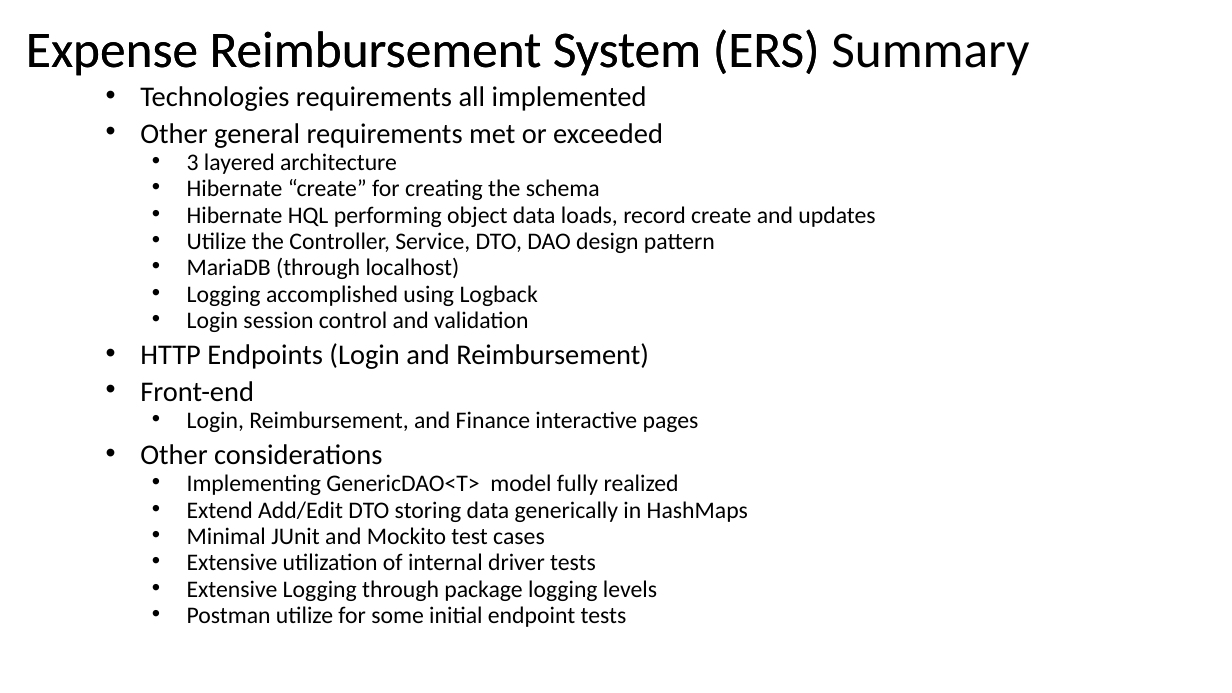
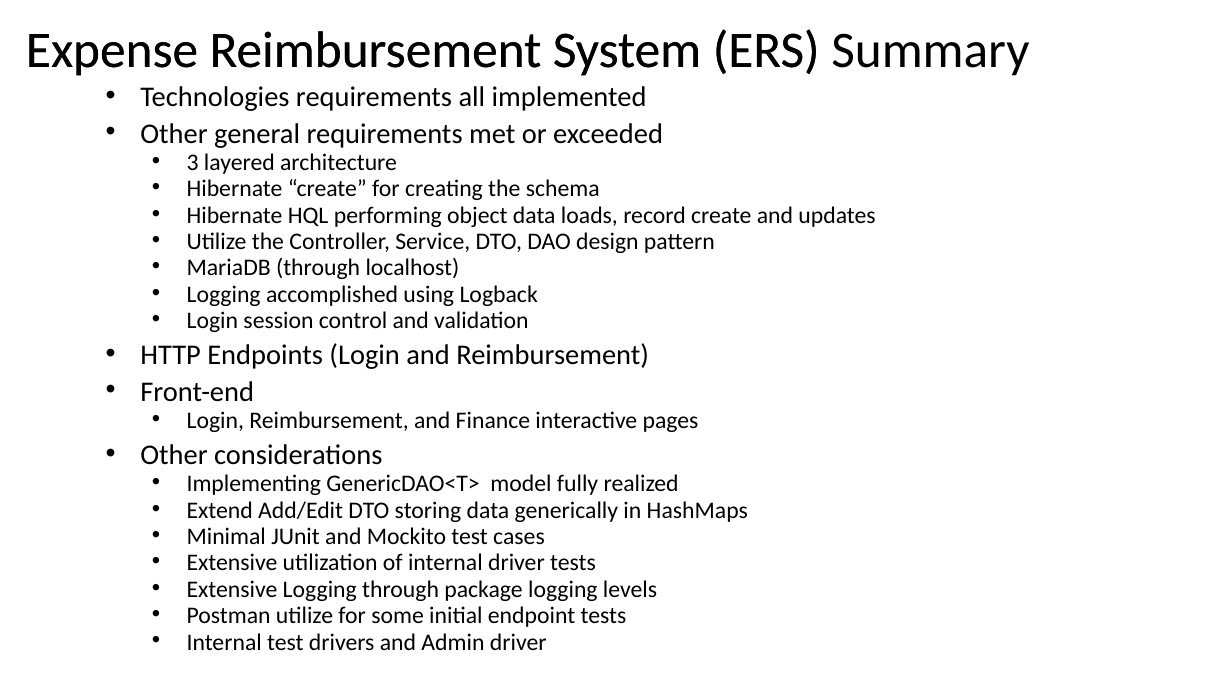
Before and after one commit to tlw8253/Expense-Reimbursement-System, a slide deck: slide 5 of docs/ERS.pptx. Drawn at 1232x693 pixels with LibreOffice and Linux fonts; fonts in the diff are those of the drawing. Boxes give left, top, right and bottom in pixels: in the first picture for what was removed or moved away, otherwise in the second. Text is boxed around its words. In the diff, an @@ line names an element or a change of style, - is before the commit and + after.

```diff
--- a/docs/ERS.pptx
+++ b/docs/ERS.pptx
@@ subtitle at (187, 633, 547, 650): paragraph added @@
+  • Internal test drivers and Admin driver
```
Also in this commit, not shown: 3 other slides changed, 8 other files.
